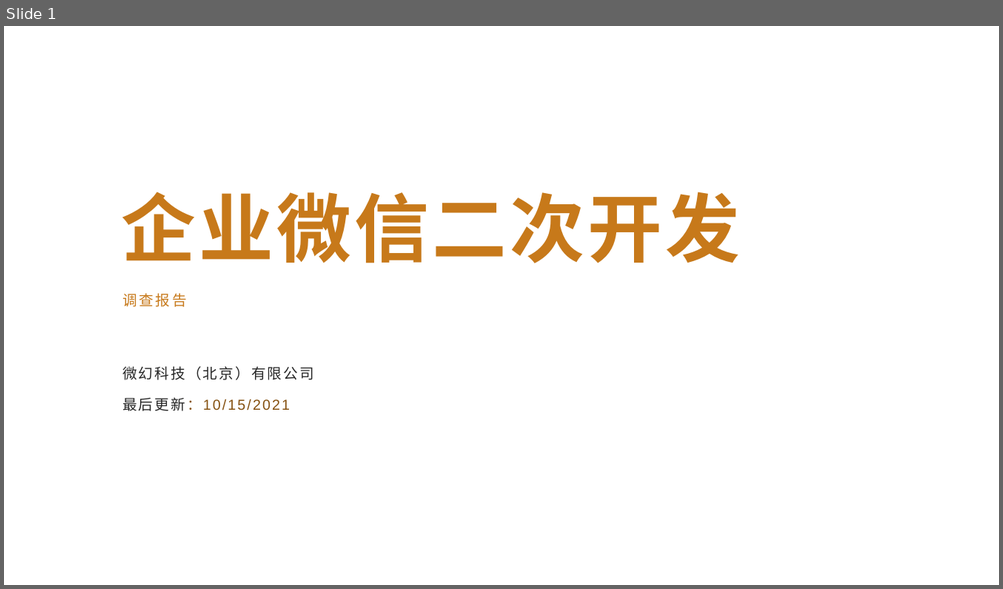
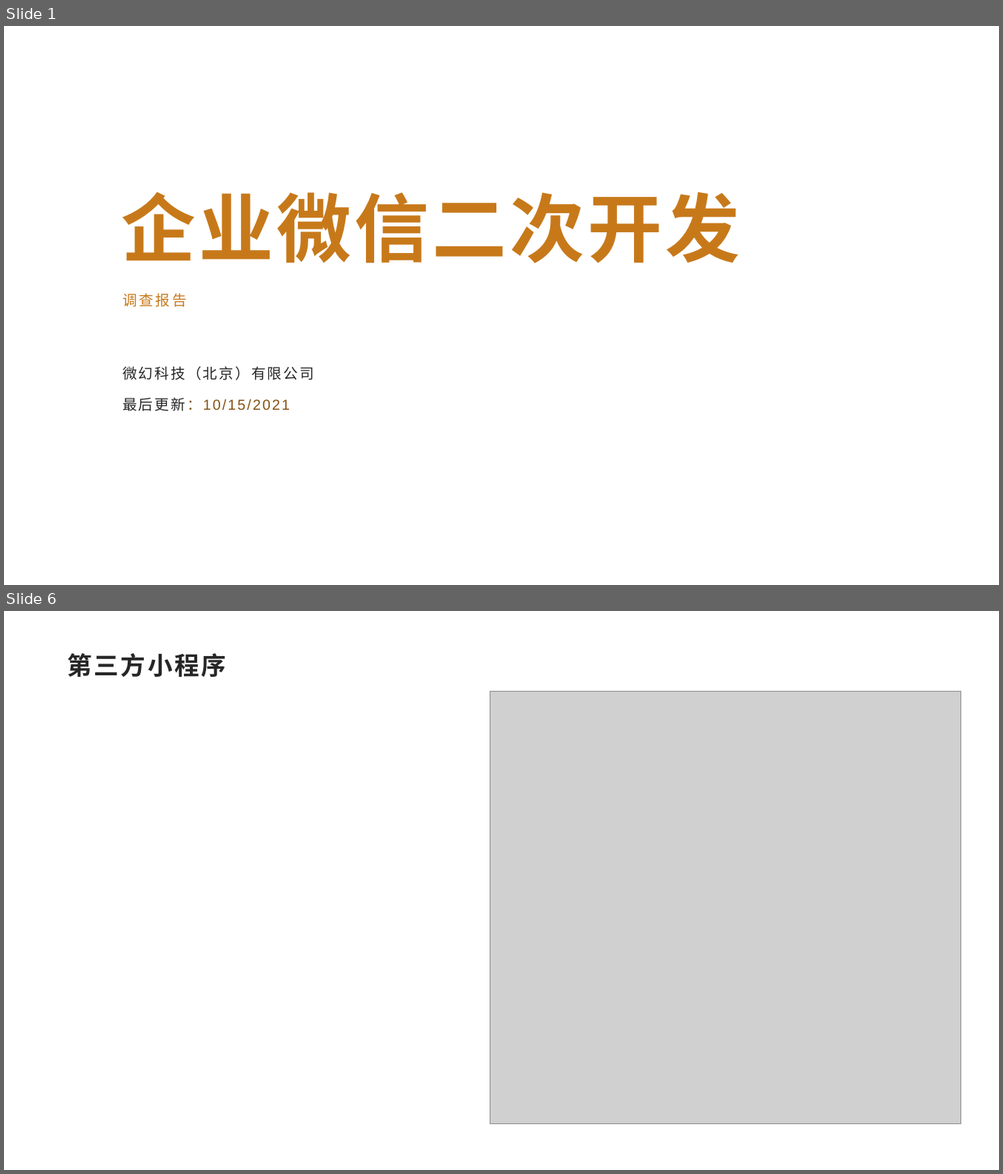
Before and after one commit to Sparks-Lu/TechNotes, a slide deck: Web/WeixinWork-Notes.pptx. Shown one above the other, each under a label of ours: slide 1 before the commit, slides 1 and 6 after it; the slides between them are not shown. The pictures are 1003x589 and 1003x1174 pixels, drawn with LibreOffice and Linux fonts; fonts in the diff are those of the drawing; grey boxes stand for pictures; background and template pictures are left out. Boxes give left, top, right and bottom in pixels: in the first picture for what was removed or moved away, otherwise in the second. Text is boxed around its words. In the diff, an @@ line names an element or a change of style, - is before the commit and + after.

```diff
--- a/Web/WeixinWork-Notes.pptx
+++ b/Web/WeixinWork-Notes.pptx
@@ slide 6 added at bbox=[4, 611, 999, 1170], background picture (left out) @@
@@ title added at bbox=[67, 653, 227, 677], 24 pt, text #262626, bold @@
+第三方小程序
@@ picture added at bbox=[489, 691, 962, 1125] @@
```
Also in this commit, not shown: 2 slides changed, 6 other slides added, 14 other files.
